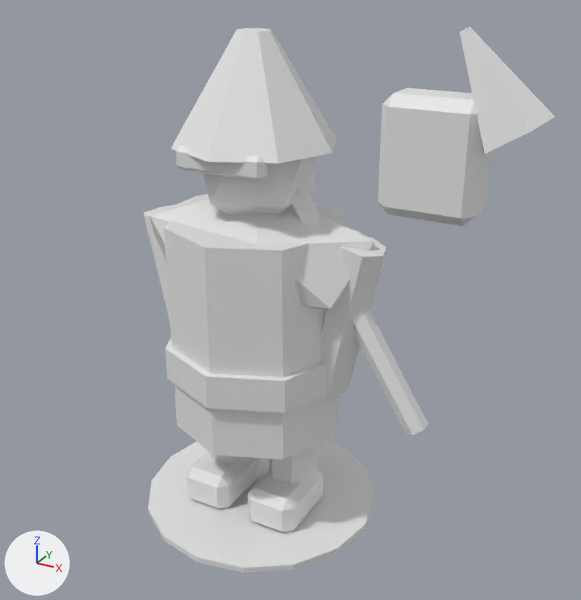
The Blender file ArtSource/Blender/Vanguard.blend as it was, and as the next commit left it.
One viewpoint serves both versions: a 50 mm camera at (1.54, -2.53, 2.25) aimed at (0.18, -0.06, 1.02). The axes (+X, +Y, +Z) are drawn at lower left. The lights are the same throughout. The older version comes first.

The first picture shows 'Arm', 'Arm.001', 'Belt', 'BlobShadow', 'Body', 'Boot', 'Boot.001', 'GreatWeaponHandle', 'GreatWeaponHead', 'GreatWeaponSpike', 'Head', 'Helmet', 'Leg', 'Leg.001', 'Shoulders', 'Visor'.
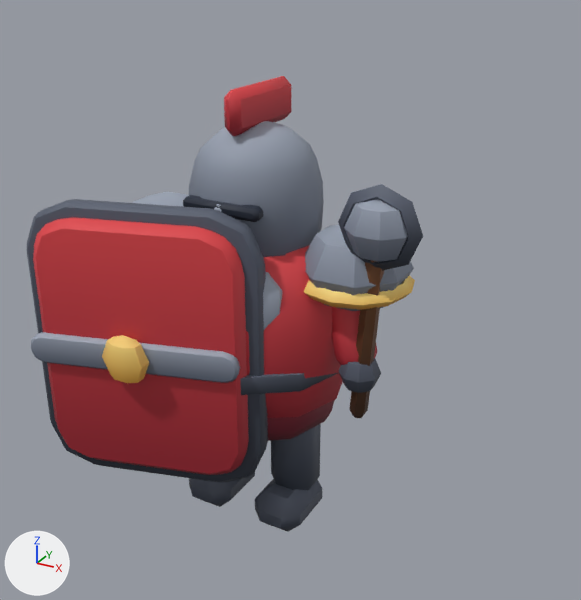
What differs and where, as boxes (x1, y1, x2, y2) in the pictures (581 x 600 px):
'Vanguard_Arm.L', added (red)
    after: (27, 199, 268, 482)
'Body', deleted
    before: (164, 201, 345, 460)
'Vanguard_Spine', added
    after: (132, 192, 415, 441)
'Head', reshaped, moved, recoloured
    before: (203, 157, 317, 215)
    after: (183, 76, 324, 257)
'BlobShadow', deleted
    before: (148, 440, 375, 573)
'Helmet', deleted
    before: (171, 28, 336, 164)
'GreatWeaponHead', deleted
    before: (378, 88, 492, 226)
'Vanguard_Arm.R', added
    after: (331, 184, 423, 418)
'Shoulders', deleted
    before: (150, 194, 374, 309)
'Belt', deleted
    before: (165, 339, 326, 413)
'GreatWeaponSpike', deleted
    before: (460, 27, 555, 154)
'Arm.001', deleted
    before: (320, 237, 387, 395)
'Vanguard_Leg.R', added
    after: (255, 424, 322, 532)
'GreatWeaponHandle', deleted
    before: (288, 183, 428, 435)
'Boot.001', deleted
    before: (248, 467, 323, 533)
'Boot', deleted
    before: (186, 451, 261, 509)
'Visor', deleted
    before: (176, 146, 267, 181)
'Leg.001', deleted
    before: (269, 444, 317, 485)
'Vanguard_Leg.L', added
    after: (189, 472, 255, 507)
'Arm', deleted
    before: (144, 204, 176, 321)
'Leg', deleted (mostly hidden)
    before: (210, 453, 250, 464)
part 1 of me_head_mesh, deleted
    before: (203, 157, 317, 215)
part 2 of me_head_mesh, added
    after: (183, 76, 324, 257)

What changed in the scene script:
```text
Add mat_tower_palette:
    mat_tower_palette = bpy.data.materials.new('tower_palette')
    # uses the picture img_towerpalette
    # uses the picture img_towerpalette_emission
Change me_head_mesh:
    remove me_head_mesh.from_pydata(...)  # 12 vertices, 20 faces; spans x -0.235..0.235, y -0.205..0.205, z -0.294..0.294
    remove me_head_mesh.materials.append(mat_dc_dark)  # white #e7e7e7
    add me_head_mesh.from_pydata(...)  # 143 vertices, 149 faces; spans x -0.257..0.257, y -0.27..0.245, z 1.18..1.8
    me_head_mesh part 1: the whole mesh is rebuilt
    me_head_mesh part 2
    119 vertices are added at x -0.257..0.257, y -0.27..0.245, z 1.18..1.8
    8 new vertices lie (0.29, 0.0, 0.0) away from vertices in x -0.145, y -0.265..-0.205, z 1.375..1.425
    8 new vertices lie (0.02, 0.0, 0.0) away from vertices in x -0.01, y -0.27..-0.23, z 1.26..1.42
    8 new vertices lie (0.01, 0.0, 0.0) away from vertices in x -0.005, y -0.18..0.24, z 1.64..1.8
    149 new faces join them
    me_head_mesh part 3: the surface is now shaded smooth
    add me_head_mesh.materials.append(mat_tower_palette)
Remove ob_blobshadow:
    ob_blobshadow = bpy.data.objects.new('BlobShadow', me_blobshadow_mesh)
Remove ob_body:
    ob_body = bpy.data.objects.new('Body', me_body_mesh)
Remove ob_belt:
    ob_belt = bpy.data.objects.new('Belt', me_belt_mesh)
Remove ob_shoulders:
    ob_shoulders = bpy.data.objects.new('Shoulders', me_shoulders_mesh)
Change ob_head:
    ob_head.location: (0.0, 0.0, 1.533) -> (0.0, 0.0, 0.0)
Remove ob_helmet:
    ob_helmet = bpy.data.objects.new('Helmet', me_helmet_mesh)
Remove ob_visor:
    ob_visor = bpy.data.objects.new('Visor', me_visor_mesh)
Remove ob_arm:
    ob_arm = bpy.data.objects.new('Arm', me_arm_mesh)
Remove ob_leg:
    ob_leg = bpy.data.objects.new('Leg', me_leg_mesh)
Remove ob_boot:
    ob_boot = bpy.data.objects.new('Boot', me_boot_mesh)
Remove ob_arm_001:
    ob_arm_001 = bpy.data.objects.new('Arm.001', me_arm_mesh_001)
Remove ob_leg_001:
    ob_leg_001 = bpy.data.objects.new('Leg.001', me_leg_mesh_001)
Remove ob_boot_001:
    ob_boot_001 = bpy.data.objects.new('Boot.001', me_boot_mesh_001)
Remove ob_greatweaponhandle:
    ob_greatweaponhandle = bpy.data.objects.new('GreatWeaponHandle', me_greatweaponhandle_mesh)
Remove ob_greatweaponhead:
    ob_greatweaponhead = bpy.data.objects.new('GreatWeaponHead', me_greatweaponhead_mesh)
Remove ob_greatweaponspike:
    ob_greatweaponspike = bpy.data.objects.new('GreatWeaponSpike', me_greatweaponspike_mesh)
Add ob_vanguard_arm_r:
    ob_vanguard_arm_r = bpy.data.objects.new('Vanguard_Arm.R', me_vanguard_arm_r_mesh)  # 144 vertices, 166 faces; spans x 0.322..0.71, y -0.231..0.064, z 0.599..1.535
    ob_vanguard_arm_r.location = (0.0, 0.0, 0.0)
Add ob_vanguard_arm_l:
    ob_vanguard_arm_l = bpy.data.objects.new('Vanguard_Arm.L', me_vanguard_arm_l_mesh)  # 276 vertices, 294 faces; spans x -0.678..0.198, y -0.619..0.048, z 0.3..1.42
    ob_vanguard_arm_l.location = (0.0, 0.0, 0.0)
Add ob_vanguard_spine:
    ob_vanguard_spine = bpy.data.objects.new('Vanguard_Spine', me_vanguard_spine_mesh)  # 355 vertices, 367 faces; spans x -0.64..0.64, y -0.371..0.371, z 0.46..1.344
    ob_vanguard_spine.location = (0.0, 0.0, 0.0)
Add ob_vanguard_leg_r:
    ob_vanguard_leg_r = bpy.data.objects.new('Vanguard_Leg.R', me_vanguard_leg_r_mesh)  # 58 vertices, 66 faces; spans x 0.06..0.28, y -0.218..0.102, z 0.0..0.623
    ob_vanguard_leg_r.location = (0.0, 0.0, 0.0)
Add ob_vanguard_leg_l:
    ob_vanguard_leg_l = bpy.data.objects.new('Vanguard_Leg.L', me_vanguard_leg_l_mesh)  # 58 vertices, 66 faces; spans x -0.28..-0.06, y -0.218..0.102, z 0.0..0.623
    ob_vanguard_leg_l.location = (0.0, 0.0, 0.0)
```
